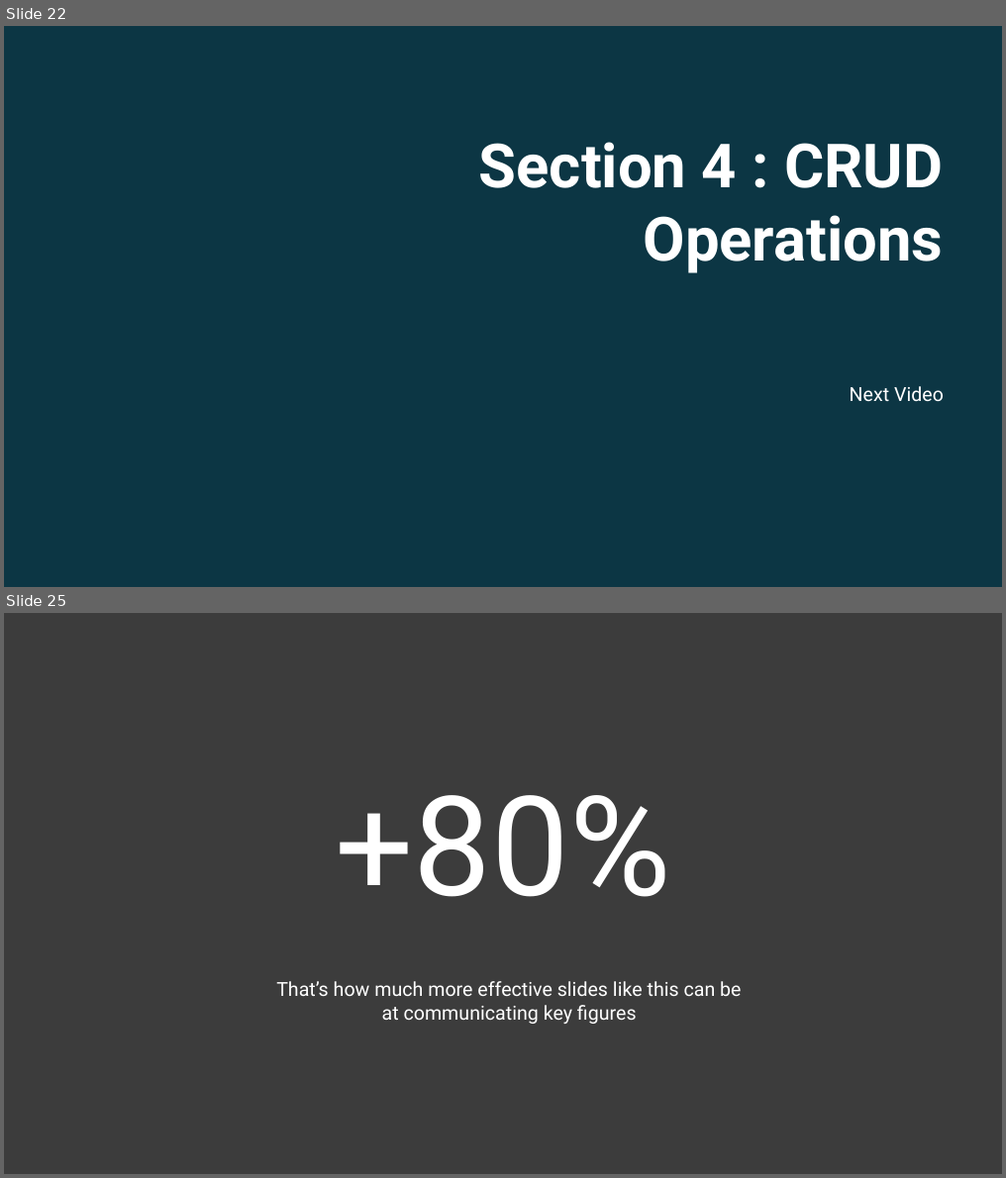
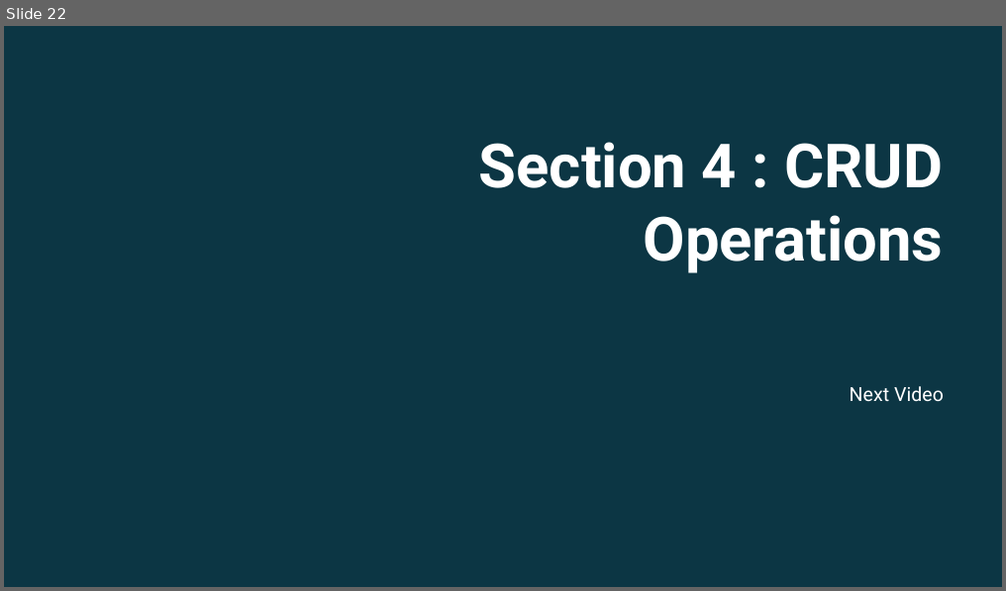
Before and after one commit to ec-council-learning/Entity-Fundamentals-Using-.NET-6, a slide deck: Sections/Section 3/Entity Fundamentals Using .NET 6_Section 3.pptx. Shown one above the other, each under a label of ours: slides 22 and 25 before the commit, slide 22 after it; the slides between them are not shown. The pictures are 1006x1178 and 1006x591 pixels, drawn with LibreOffice and Linux fonts; fonts in the diff are those of the drawing; background and template pictures are left out; a plain dark background stands for a picture behind light text. Boxes give left, top, right and bottom in pixels: in the first picture for what was removed or moved away, otherwise in the second. Text is boxed around its words. In the diff, an @@ line names an element or a change of style, - is before the commit and + after.

```diff
--- a/Sections/Section 3/Entity Fundamentals Using .NET 6_Section 3.pptx
+++ b/Sections/Section 3/Entity Fundamentals Using .NET 6_Section 3.pptx
@@ slide 25 removed at (4, 613, 1002, 1174), background #3C3C3C @@
@@ title removed at (335, 795, 670, 897) @@
-+80%
@@ text removed at (276, 981, 741, 1024) @@
-That’s how much more effective slides like this can be
-at communicating key figures
```
Also in this commit, not shown: 2 slides changed, 9 other slides removed, 24 other files.
